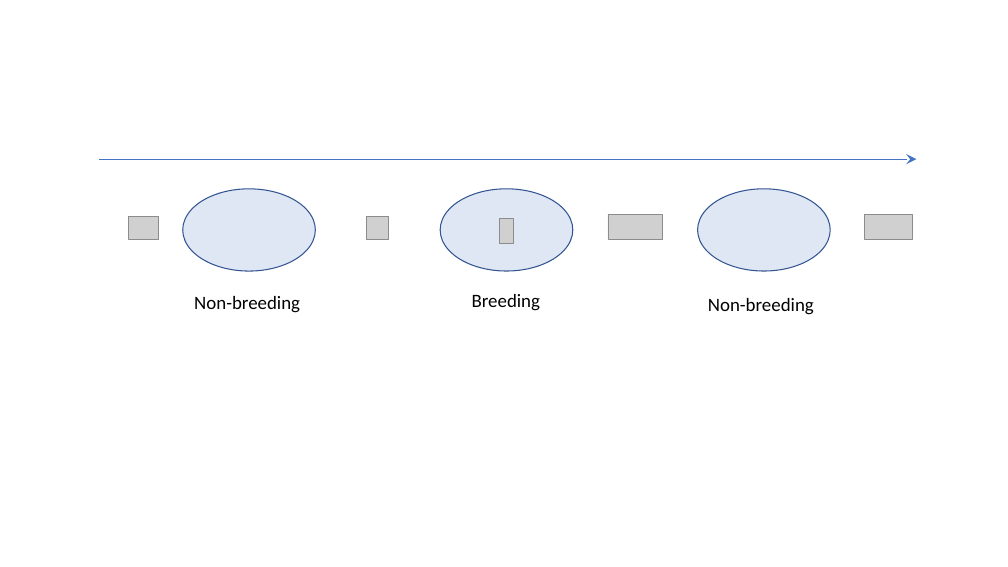
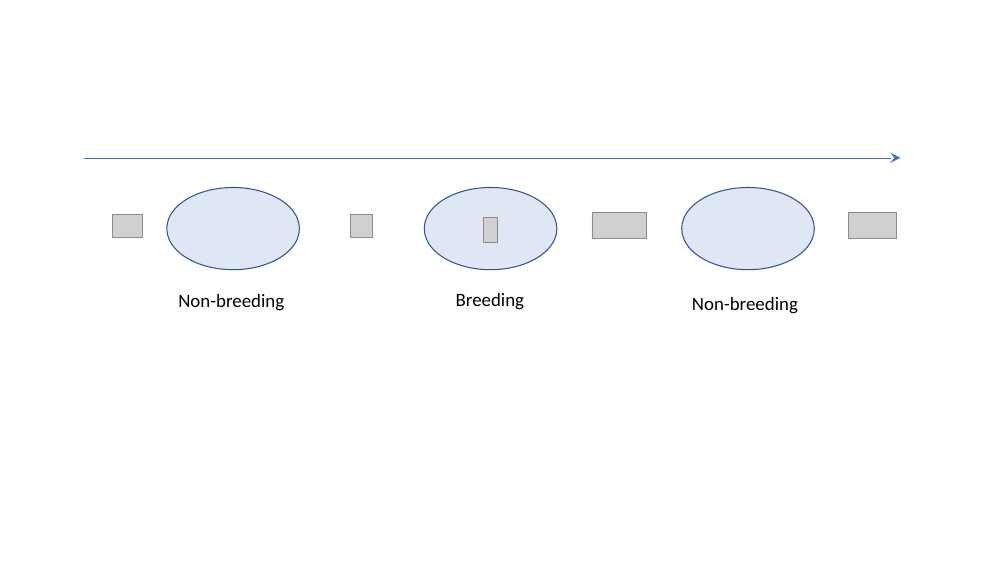
Before and after one commit to ThomasMBury/ews_seasonal, a slide deck: slide 1 of figure_ppt/ppt_figures.pptx. Drawn at 1008x567 pixels with LibreOffice and Linux fonts; fonts in the diff are those of the drawing; grey boxes stand for pictures; background and template pictures are left out. Boxes give left, top, right and bottom in pixels: in the first picture for what was removed or moved away, otherwise in the second. Text is boxed around its words. In the diff, an @@ line names an element or a change of style, - is before the commit and + after.

```diff
--- a/figure_ppt/ppt_figures.pptx
+++ b/figure_ppt/ppt_figures.pptx
@@ 5 pictures, 3 texts, 3 ellipses, 1 arrow moved together from (x1=100, y1=160, x2=917, y2=315) to (x1=84, y1=158, x2=901, y2=314) @@
```
Also in this commit, not shown: 2 other files.
